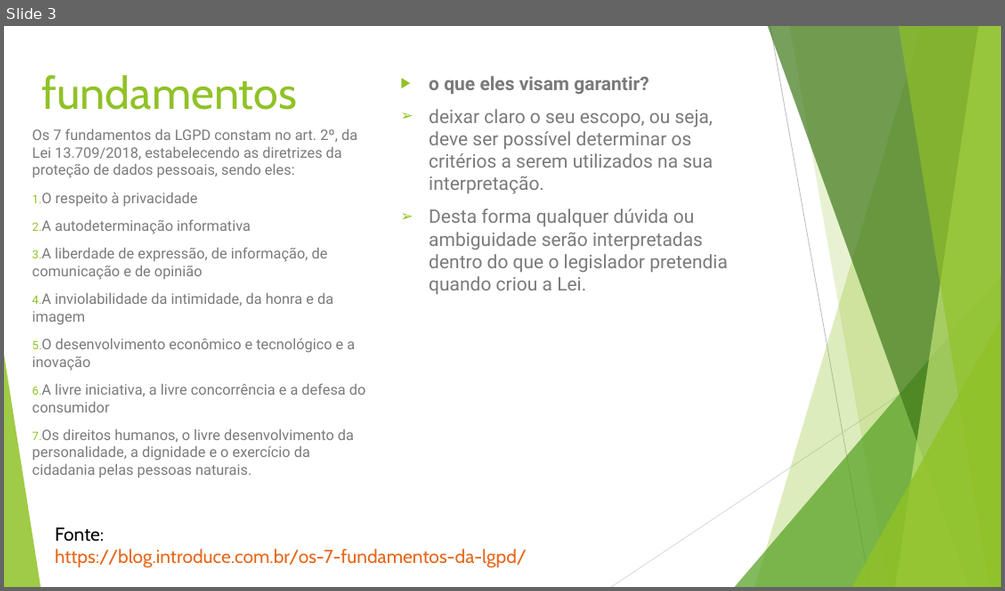
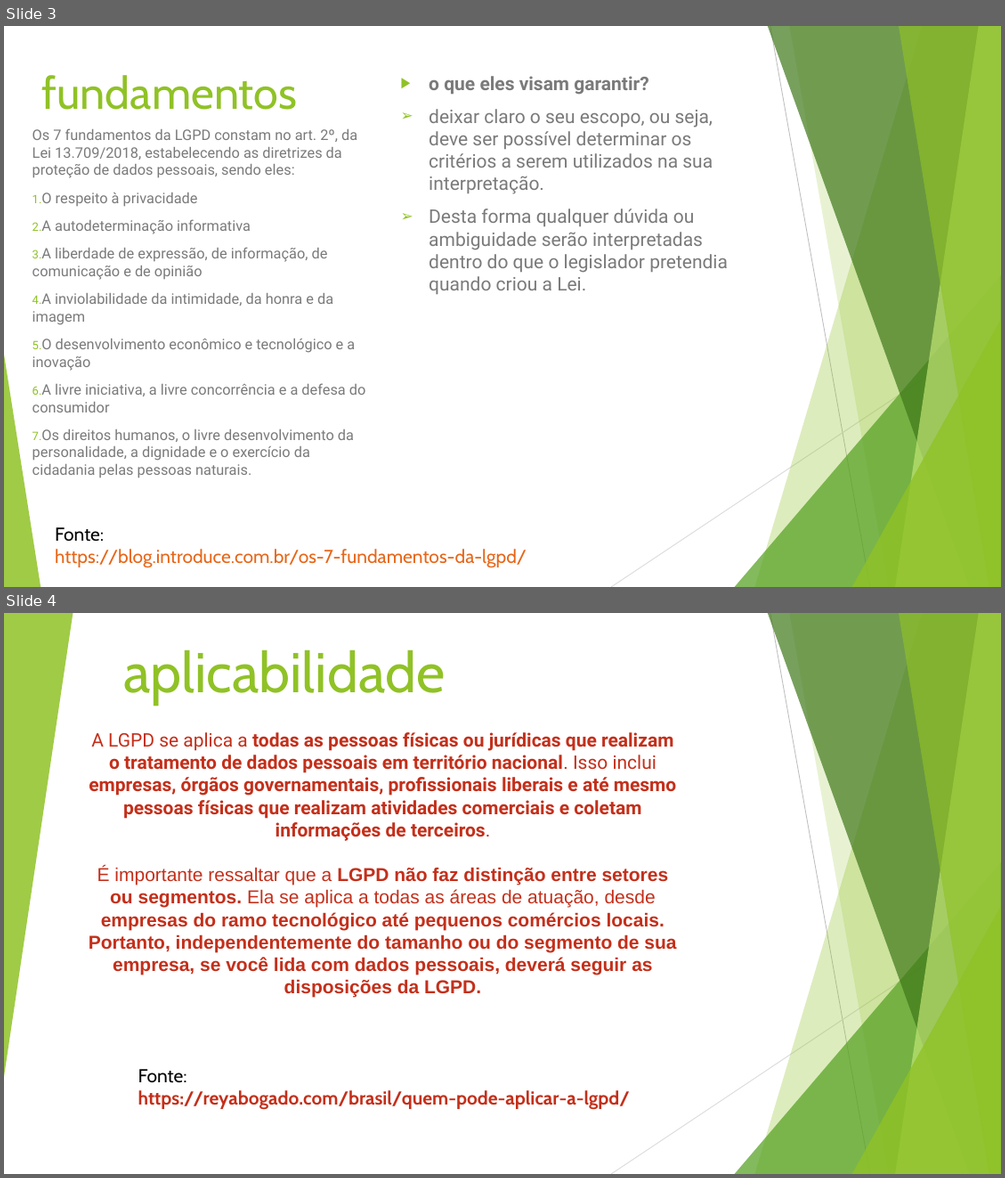
Before and after one commit to wdhenmyz/apresentar, a slide deck: Princípios e Fundamentos da LGPD.pptx. Shown one above the other, each under a label of ours: slide 3 before the commit, slides 3 and 4 after it. The pictures are 1005x591 and 1005x1178 pixels, drawn with LibreOffice and Linux fonts; fonts in the diff are those of the drawing. Boxes give left, top, right and bottom in pixels: in the first picture for what was removed or moved away, otherwise in the second. Text is boxed around its words. In the diff, an @@ line names an element or a change of style, - is before the commit and + after.

```diff
--- a/Princípios e Fundamentos da LGPD.pptx
+++ b/Princípios e Fundamentos da LGPD.pptx
@@ slide 4 added at bbox=[4, 613, 1001, 1174], background #FFFFFF; not listed: 9 template elements that a slide beside it also shows @@
@@ triangle added at bbox=[4, 613, 73, 1077], fill #90C226 at 85% opacity @@
@@ title added at bbox=[123, 649, 445, 706], 54 pt, text #90C226 @@
+aplicabilidade
@@ subtitle added at bbox=[89, 732, 676, 997], 18 pt, text #C42F1A, bold @@
+A LGPD se aplica a todas as pessoas físicas ou jurídicas que realizam o tratamento de dados pessoais em território nacional. Isso inclui empresas, órgãos governamentais, profissionais liberais e até mesmo pessoas físicas que realizam atividades comerciais e coletam informações de terceiros.
+É importante ressaltar que a LGPD não faz distinção entre setores ou segmentos. Ela se aplica a todas as áreas de atuação, desde empresas do ramo tecnológico até pequenos comércios locais. Portanto, independentemente do tamanho ou do segmento de sua empresa, se você lida com dados pessoais, deverá seguir as disposições da LGPD.
@@ text added at bbox=[138, 1069, 630, 1110], 18 pt, text #C42F1A, bold @@
+Fonte:
+https://reyabogado.com/brasil/quem-pode-aplicar-a-lgpd/
```
Also in this commit, not shown: 1 slide changed, 2 other slides added.
